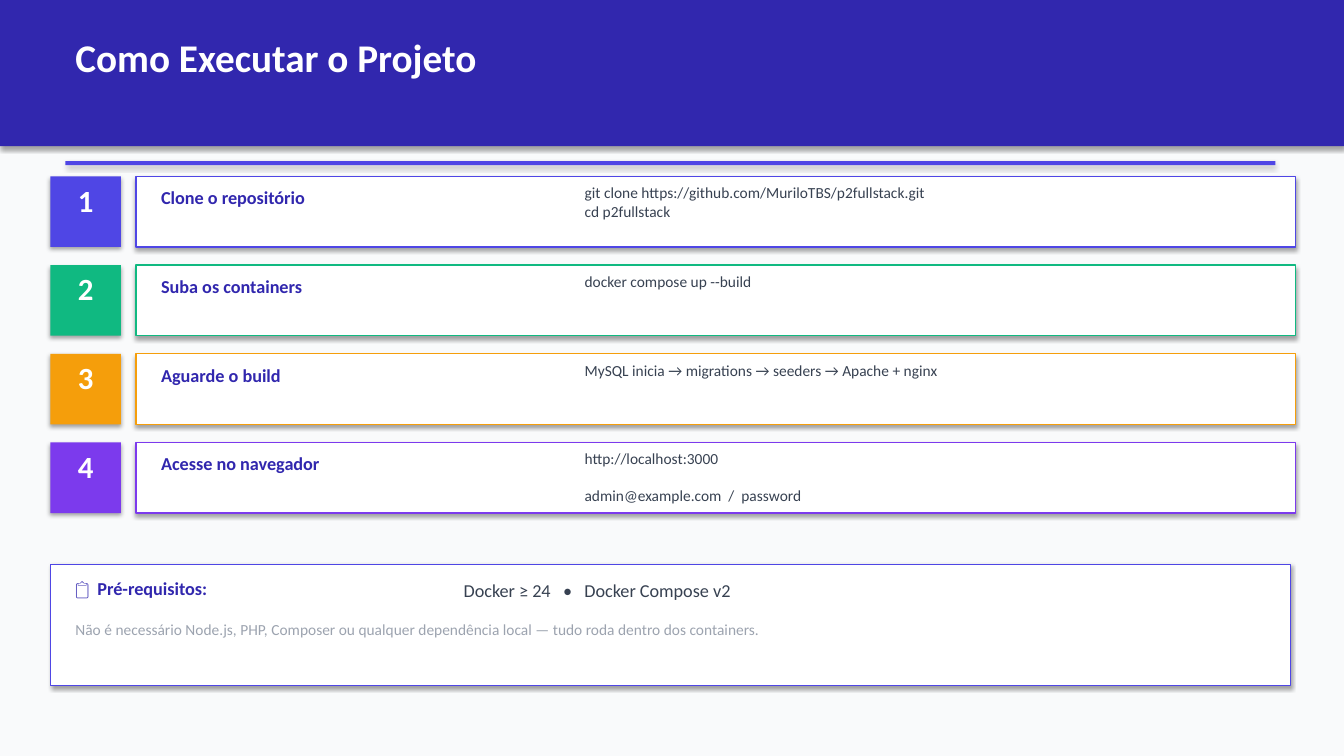
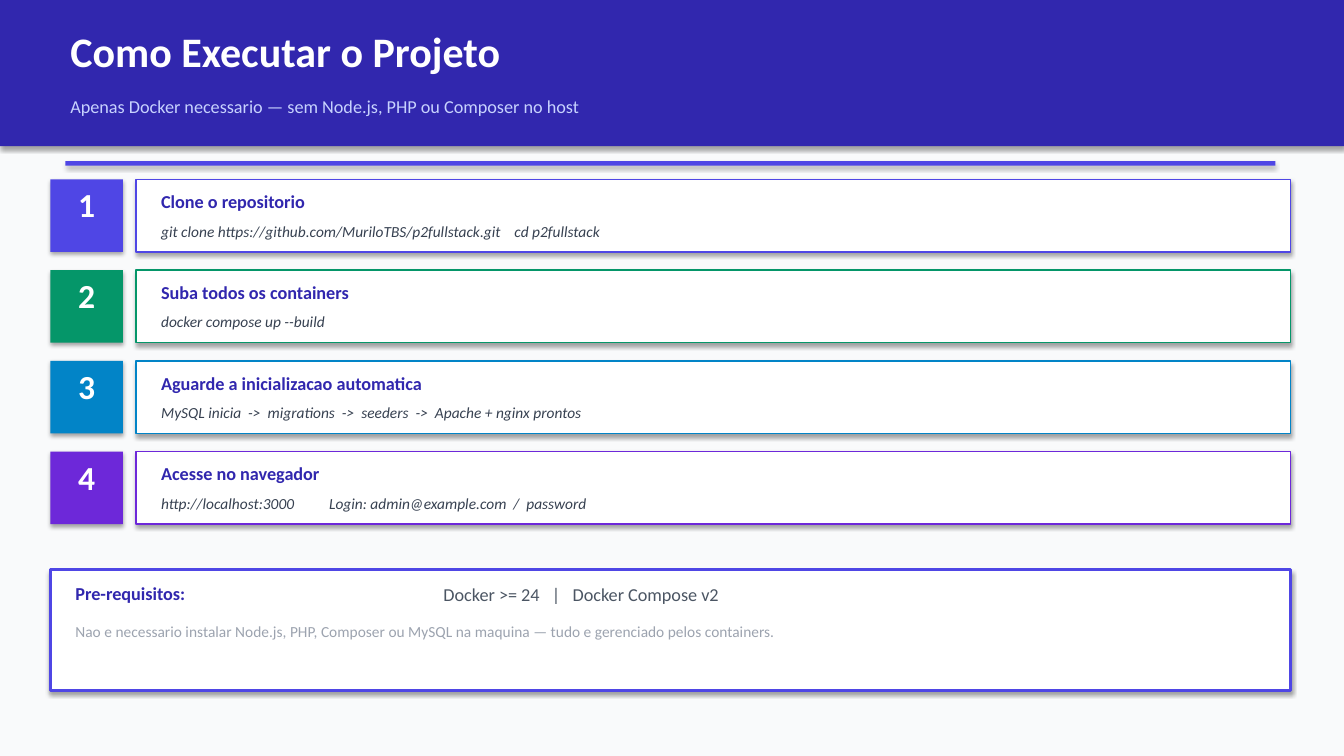
Before and after one commit to MuriloTBS/p2fullstack, a slide deck: slide 9 of Apresentacao_P2_FullStack.pptx. Drawn at 1344x756 pixels with LibreOffice and Linux fonts; fonts in the diff are those of the drawing. Boxes give left, top, right and bottom in pixels: in the first picture for what was removed or moved away, otherwise in the second. Text is boxed around its words. In the diff, an @@ line names an element or a change of style, - is before the commit and + after.

```diff
--- a/Apresentacao_P2_FullStack.pptx
+++ b/Apresentacao_P2_FullStack.pptx
@@ text "Como Executar o Projeto": place and size @@
-text "Como Executar o Projeto" at <box>75,44,476,79</box>
+text "Como Executar o Projeto" at <box>70,37,501,74</box>
@@ text "Como Executar o Projeto" at <box>70,37,501,74</box>: size 28 to 30 pt @@
@@ text added at <box>70,100,579,116</box>, 13 pt, text #C7D2FE @@
+Apenas Docker necessario — sem Node.js, PHP ou Composer no host
@@ rectangle: place and size @@
-rectangle at <box>136,176,1296,247</box>
+rectangle at <box>136,179,1291,252</box>
@@ text at <box>161,195,305,211</box>: text changed @@
-Clone o repositório
+Clone o repositorio
@@ text "git clone https://github.com/MuriloTBS/p2fullstack.git cd p2 ...": place and size @@
-text "git clone https://github.com/MuriloTBS/p2fullstack.git cd p2 ..." at <box>585,187,924,220</box>
+text "git clone https://github.com/MuriloTBS/p2fullstack.git cd p2 ..." at <box>161,226,600,240</box>
@@ text "git clone https://github.com/MuriloTBS/p2fullstack.git cd p2 ..." at <box>161,226,600,240</box>: italic on @@
@@ rectangle at <box>50,270,123,343</box>: fill #10B981 to #059669 @@
@@ rectangle: place and size @@
-rectangle at <box>136,265,1296,336</box>
+rectangle at <box>136,270,1291,343</box>
@@ rectangle at <box>136,270,1291,343</box>: outline #10B981 1 pt to #059669 1 pt @@
@@ text at <box>161,286,349,299</box>: text changed @@
-Suba os containers
+Suba todos os containers
@@ text "docker compose up --build" at <box>161,316,324,330</box>: italic on @@
@@ text "docker compose up --build": place and size @@
-text "docker compose up --build" at <box>585,276,751,290</box>
+text "docker compose up --build" at <box>161,316,324,330</box>
@@ 4 rectangles, 1 text: place and size @@
-4 rectangles, 1 text at <box>50,176,1291,686</box>
+4 rectangles, 1 text at <box>50,179,1291,691</box>
@@ rectangle at <box>50,361,123,434</box>: fill #F59E0B to #0284C7 @@
@@ rectangle: place and size @@
-rectangle at <box>136,354,1296,424</box>
+rectangle at <box>136,361,1291,434</box>
@@ rectangle at <box>136,361,1291,434</box>: outline #F59E0B 1 pt to #0284C7 1 pt @@
@@ text at <box>161,377,422,393</box>: text changed @@
-Aguarde o build
+Aguarde a inicializacao automatica
@@ text at <box>161,407,581,421</box>: text changed; italic on @@
-MySQL inicia → migrations → seeders → Apache + nginx
+MySQL inicia -> migrations -> seeders -> Apache + nginx prontos
@@ size 22 to 24 pt in 4 elements at <box>78,195,95,217</box>, <box>78,286,95,308</box>, <box>78,377,95,400</box>, <box>78,468,95,490</box> @@
@@ text "4": place and size @@
-text "4" at <box>78,458,94,478</box>
+text "4" at <box>78,468,95,490</box>
@@ rectangle: place and size @@
-rectangle at <box>50,443,121,513</box>
+rectangle at <box>50,452,123,524</box>
@@ rectangle at <box>50,452,123,524</box>: fill #7C3AED to #6D28D9 @@
@@ rectangle: place and size @@
-rectangle at <box>136,443,1296,513</box>
+rectangle at <box>136,452,1291,524</box>
@@ rectangle at <box>136,452,1291,524</box>: outline #7C3AED 1 pt to #6D28D9 1 pt @@
@@ text "Acesse no navegador": place and size @@
-text "Acesse no navegador" at <box>161,457,319,473</box>
+text "Acesse no navegador" at <box>161,467,319,483</box>
@@ text at <box>161,498,586,512</box>: text changed; italic on @@
-http://localhost:3000
-admin@example.com / password
+http://localhost:3000 Login: admin@example.com / password
@@ rectangle at <box>50,570,1291,691</box>: outline #4F46E5 1 pt to #4F46E5 2 pt @@
@@ text at <box>75,587,185,603</box>: text changed @@
-📋 Pré-requisitos:
+Pre-requisitos:
@@ text at <box>443,588,718,604</box>: text changed; text colour #374151 to #4B5563 @@
-Docker ≥ 24 • Docker Compose v2
+Docker >= 24 | Docker Compose v2
@@ text at <box>75,626,774,640</box>: text changed @@
-Não é necessário Node.js, PHP, Composer ou qualquer dependência local — tudo roda dentro dos containers.
+Nao e necessario instalar Node.js, PHP, Composer ou MySQL na maquina — tudo e gerenciado pelos containers.
```
Also in this commit, not shown: 8 other slides changed, 1 slide added, 1 slide removed, 2 other files.
